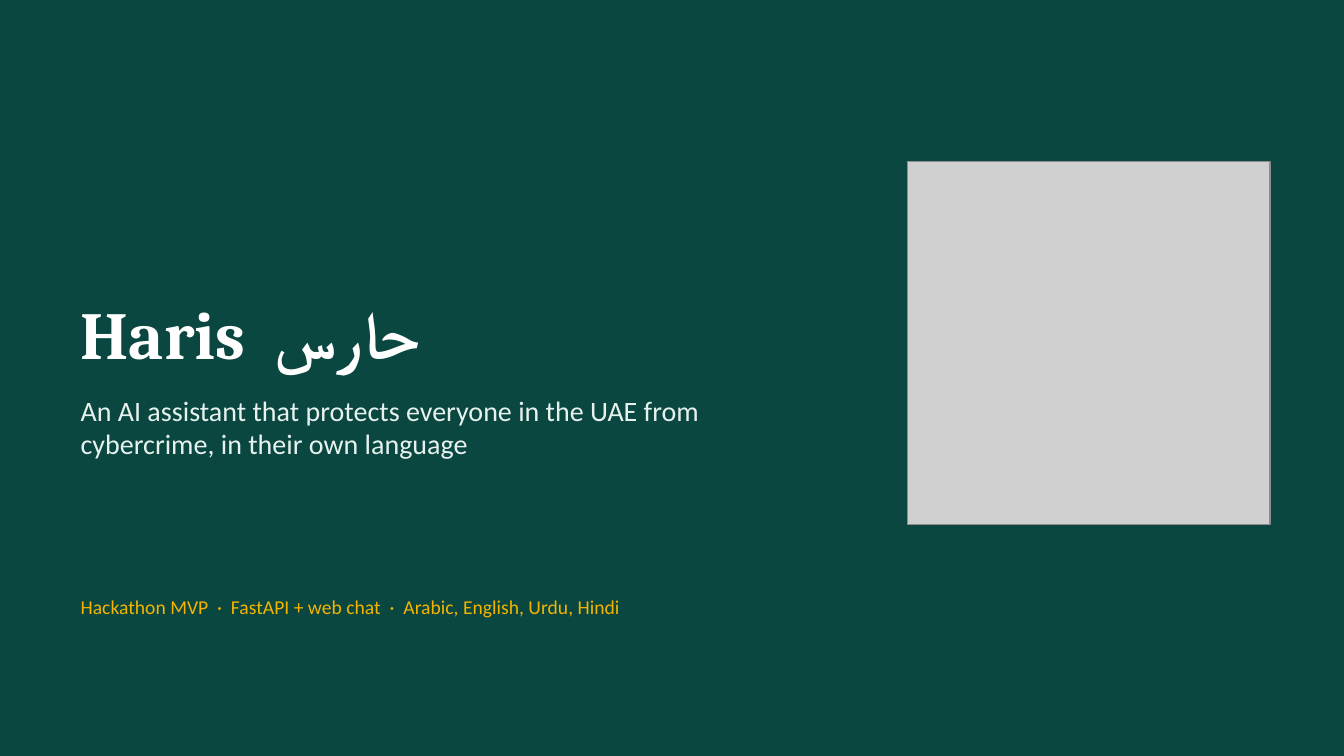
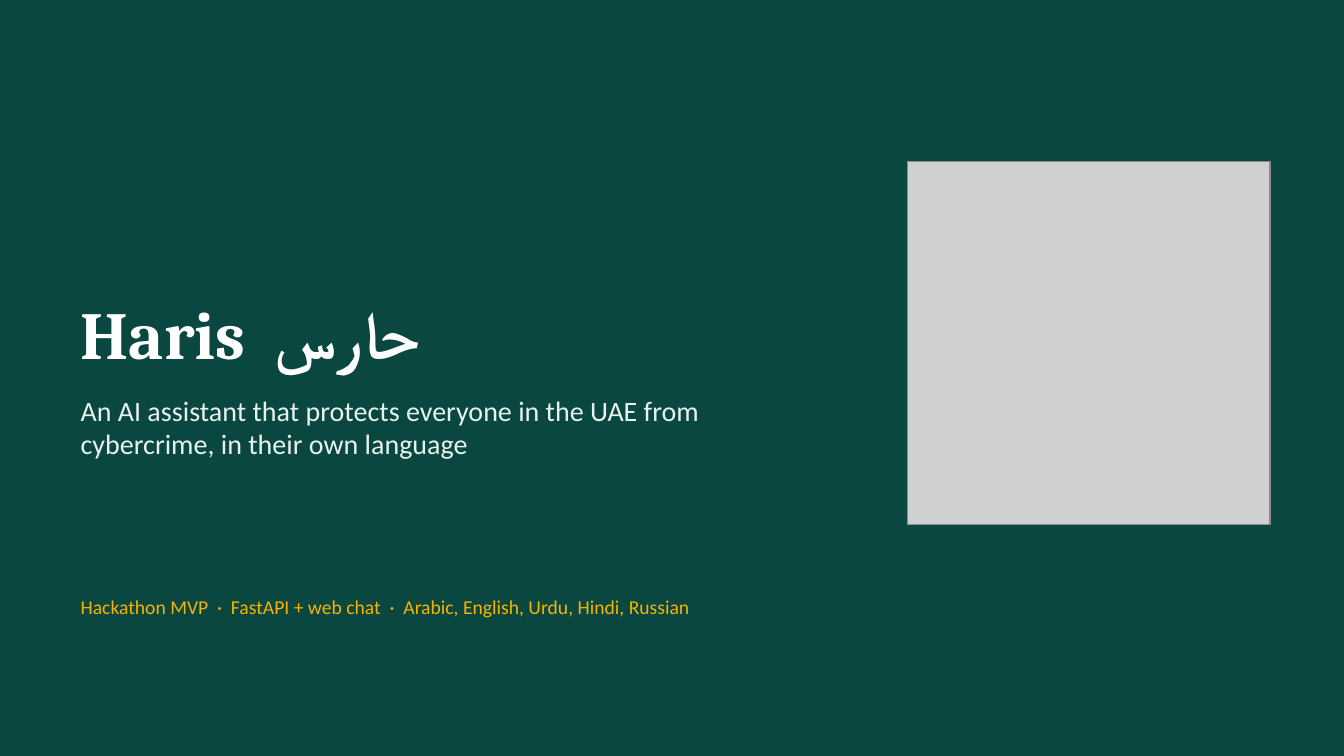
Before and after one commit to mohamedtorky2022/Haris, a slide deck: slide 1 of docs/Haris-presentation.pptx. Drawn at 1344x756 pixels with LibreOffice and Linux fonts; fonts in the diff are those of the drawing; grey boxes stand for pictures. Boxes give left, top, right and bottom in pixels: in the first picture for what was removed or moved away, otherwise in the second. Text is boxed around its words. In the diff, an @@ line names an element or a change of style, - is before the commit and + after.

```diff
--- a/docs/Haris-presentation.pptx
+++ b/docs/Haris-presentation.pptx
@@ text at (81,600,689,618): text changed @@
-Hackathon MVP · FastAPI + web chat · Arabic, English, Urdu, Hindi
+Hackathon MVP · FastAPI + web chat · Arabic, English, Urdu, Hindi, Russian
```
Also in this commit, not shown: 5 other slides changed, 1 other file.
